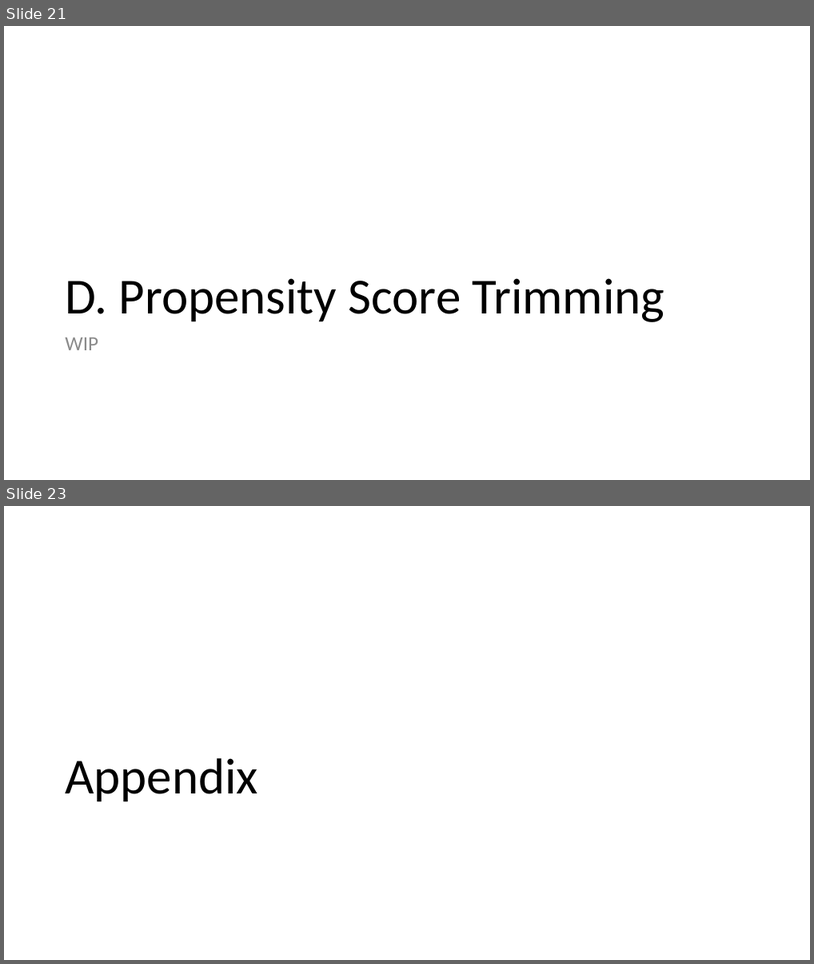
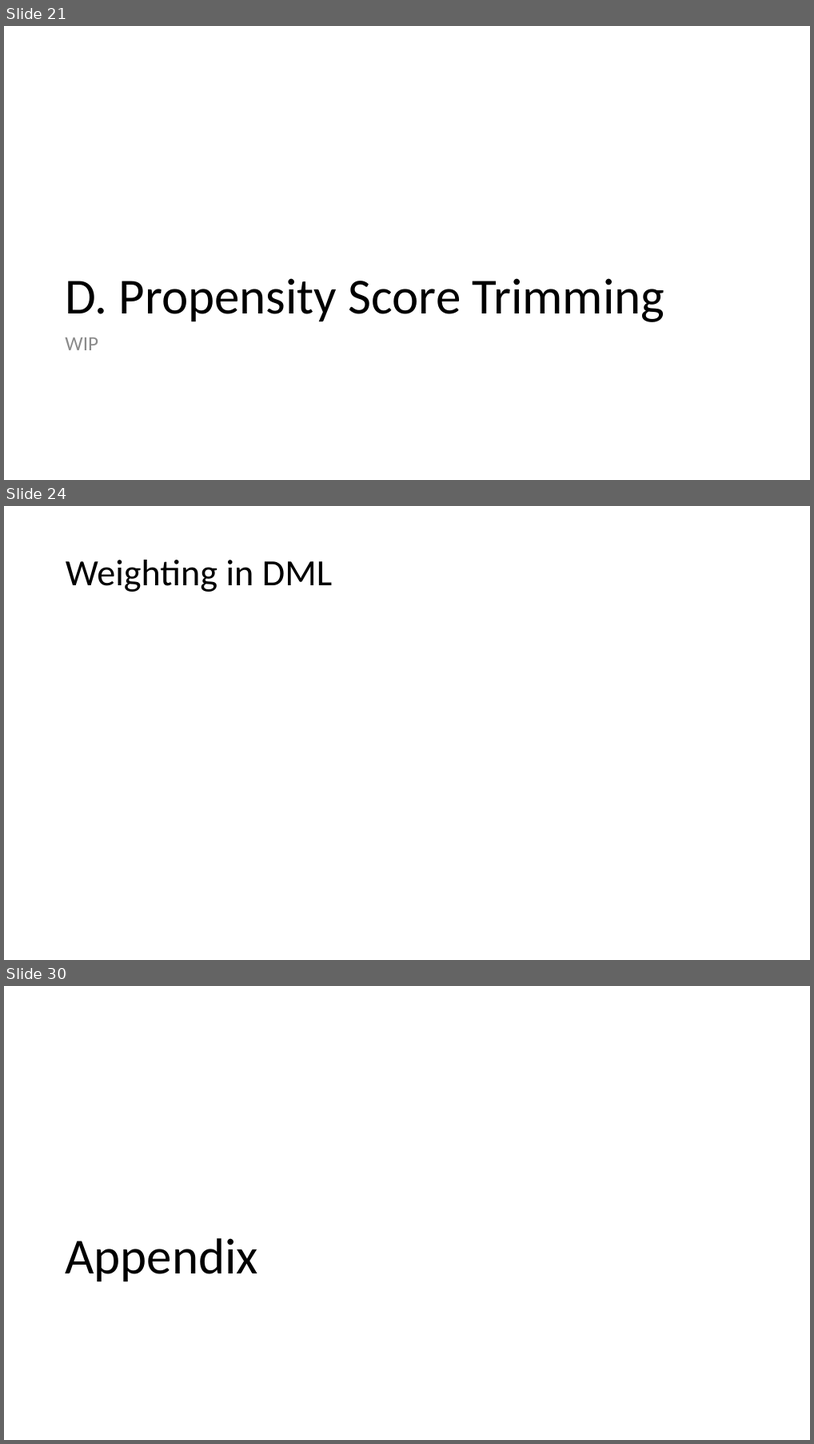
Before and after one commit to shoepaladin/causalinference_crashcourse, a slide deck: Powerpoints/4 Best Practices (WIP).pptx. Shown one above the other, each under a label of ours: slides 21 and 23 before the commit, slides 21, 24 and 30 after it; the slides between them are not shown. The pictures are 814x964 and 814x1444 pixels, drawn with LibreOffice and Linux fonts; fonts in the diff are those of the drawing; grey boxes stand for pictures. Boxes give left, top, right and bottom in pixels: in the first picture for what was removed or moved away, otherwise in the second. Text is boxed around its words. In the diff, an @@ line names an element or a change of style, - is before the commit and + after.

```diff
--- a/Powerpoints/4 Best Practices (WIP).pptx
+++ b/Powerpoints/4 Best Practices (WIP).pptx
@@ slide 24 added at (x1=4, y1=506, x2=810, y2=960), background #FFFFFF @@
@@ title added at (x1=66, y1=560, x2=332, y2=592), 44 pt, text #000000 @@
+Weighting in DML
@@ what was slide 23 is now slide 30 @@
```
Also in this commit, not shown: 7 other slides added, 8 other files.
